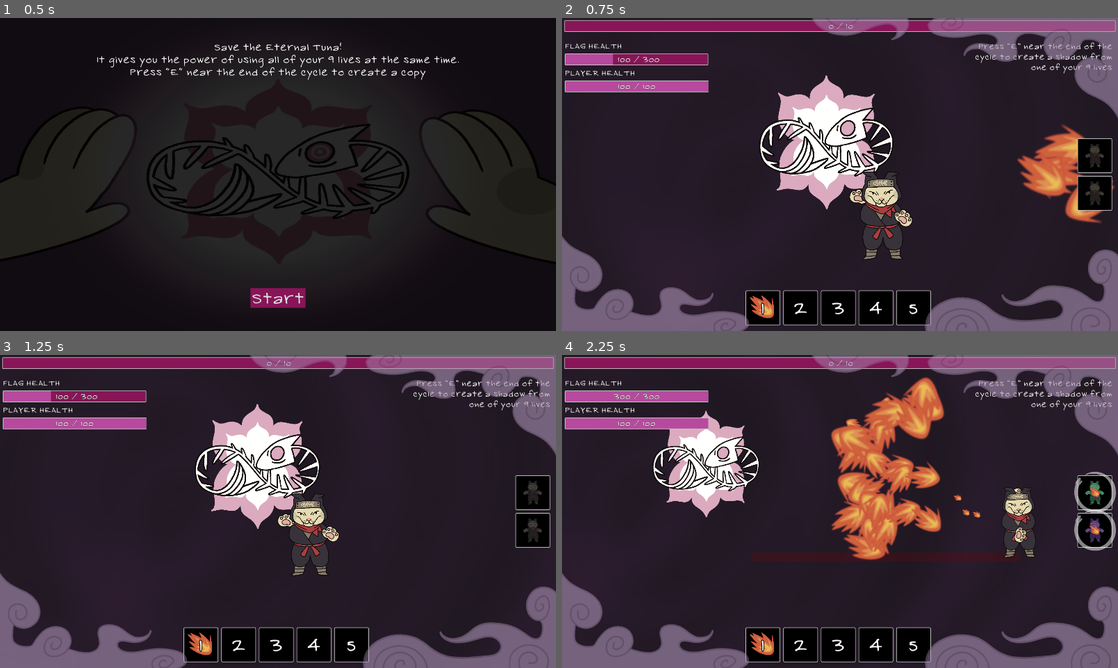
Above: before the commit, frames 1-4 (two rows, left to right).
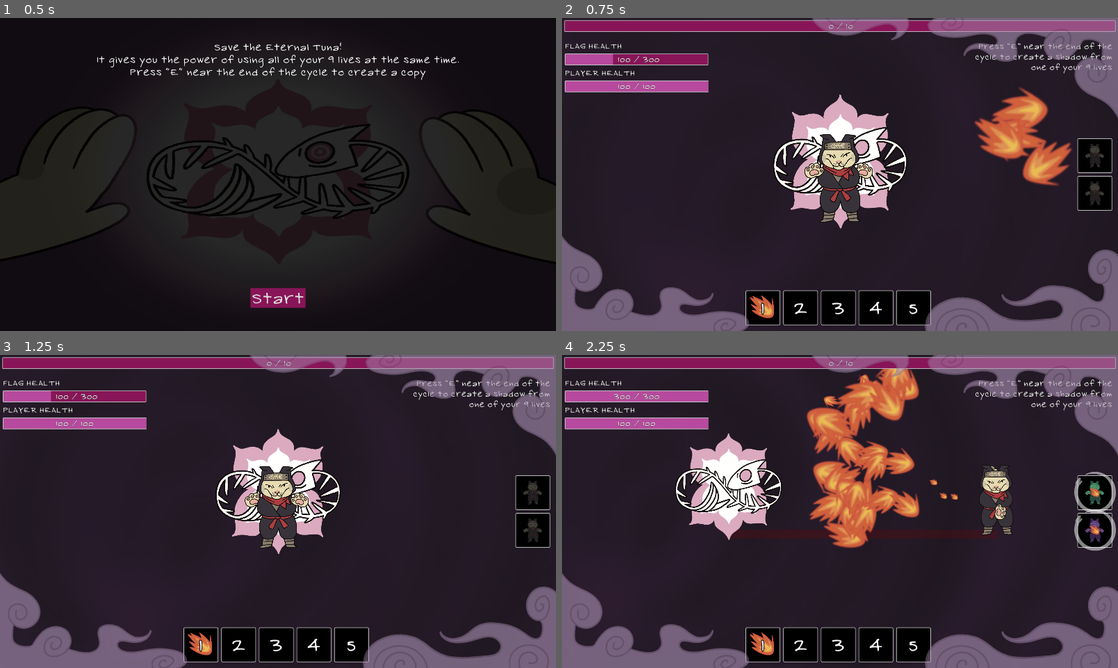
Above: after the commit, the same moments.

Repository: duckenclaw/gmtk2025
Game: Godot game, scene res://src/main_menu.tscn
The game is run twice, just before and just after one commit, with the same random seed, the same clock (stepped at 60 frames per second) and the same inputs.
Inputs (mouse positions are in pixels of both pictures, inside the frame that each line leads up to):
- Up to frame 1 (0.5 s): no input
- Up to frame 2 (0.75 s): click "Start" at 0.5 s
- Up to frame 3 (1.25 s): no input
- Up to frame 4 (2.25 s): tap E (record) at 1.25, 2 s; move the mouse to (962, 495) at 1.27 s; press the mouse at (962, 495) at 1.28 s; hold Right (ui_right) 1.28-2 s; release the mouse at (962, 495) at 2 s; drag from (728, 527) to (1040, 524) at 2.02 s

Frame 1 is identical in both runs. In frame 2, 11% of the frame differs, in the area x 35-100%, y 18-78%; in frame 3, 7.0%; in frame 4, 15%, in the area x 16-86%, y 4-66%.

Commit message:
couple of fixes and more weak enemies

Diff:
--- a/src/enemies/enemy.gd
+++ b/src/enemies/enemy.gd
@@ -132,8 +132,12 @@
 
 
 func _on_disinterest_timer_timeout():
+	if main_target == null or not is_instance_valid(main_target):
+		push_error("Enemy main target is null somehos")
+
 	target = main_target
-	await WaitUtil.wait(0.5)
+	# after waiting target can change already
+	#await WaitUtil.wait(0.5)
 	set_target_position(target.global_position)
 
 
--- a/src/game/state.gd
+++ b/src/game/state.gd
@@ -5,7 +5,7 @@
 const INITIAL_NEXT_LVL_EXP: float = 10.0
 const NEXT_LVL_MULTIPLIER: float = 1.2
 const LOOP_TIME: float = 10.0
-const PLAYER_SPAWN_POINT: Vector2 = Vector2(50, 100)
+const PLAYER_SPAWN_POINT: Vector2 = Vector2(0, 50)
 
 signal loop_restarted
 signal loop_progress(value: float, seconds: float) # 0 to 1
@@ -45,7 +45,7 @@
 
 func _process(delta: float) -> void:
 	# FOR DEBUG!!
-	#exp += delta * 1.0
+	#exp += delta * 2.0
 	pass
 
 func start_loop():
--- /dev/null
+++ b/src/map/endless_spawner.gd
@@ -0,0 +1,55 @@
+extends Node2D
+class_name EndlessSpawner
+
+const HEALTH_COEF: float = 0.3
+const SPEED_COEF: float = 0.3
+const SCALE_COEF: float = 0.5
+
+const ENEMY = preload("uid://cgpkr8nvf4qyk")
+
+@export var enemy_type: EnemyType
+
+
+func _ready() -> void:
+	while true:
+		_create_enemy_at_position(Random.point_on_radius(1500.0), enemy_type)
+		await WaitUtil.wait(0.2)
+
+func _create_enemy_at_position(pos: Vector2, enemy_type: EnemyType) -> Enemy:
+	var enemy: Enemy = ENEMY.instantiate()
+	enemy.main_target = self
+	if not enemy:
+		push_error("Failed to instantiate enemy or enemy scene is not an Enemy")
+		return null
+
+	# Position and add to scene
+	enemy.global_position = pos
+	get_parent().get_parent().add_child(enemy)
+
+	# Configure enemy with type
+	_apply_enemy_type(enemy, enemy_type)
+
+	# Set target
+	if enemy.main_target:
+		enemy.set_target_position(Vector2.ZERO)
+
+	return enemy
+
+# Apply enemy type stats and visuals
+func _apply_enemy_type(enemy: Enemy, enemy_type: EnemyType):
+	if not enemy or not enemy_type:
+		return
+
+	# Apply stats
+	enemy.speed = enemy_type.speed * SPEED_COEF
+	enemy.max_health = enemy_type.max_health
+	enemy.current_health = enemy_type.max_health * HEALTH_COEF
+	enemy.damage = enemy_type.damage
+	enemy.target_groups = enemy_type.target_groups
+	enemy.scale = enemy_type.scale * SCALE_COEF
+
+	# Apply visual properties
+	if enemy_type.texture and enemy.sprite:
+		enemy.enemy_texture = enemy_type.texture
+		enemy.sprite.texture = enemy_type.texture
+		enemy.sprite.modulate = enemy_type.modulate_color
--- a/src/map/enemy_spawners.tscn
+++ b/src/map/enemy_spawners.tscn
@@ -1,6 +1,7 @@
-[gd_scene load_steps=9 format=3 uid="uid://btex0cib7sk1l"]
+[gd_scene load_steps=10 format=3 uid="uid://btex0cib7sk1l"]
 
 [ext_resource type="Script" uid="uid://slrq46ve4m1n" path="res://src/enemies/enemy_spawner.gd" id="1_qcisi"]
+[ext_resource type="Script" uid="uid://d3gcim5oi5f5m" path="res://src/map/endless_spawner.gd" id="1_x3sdb"]
 [ext_resource type="PackedScene" uid="uid://cgpkr8nvf4qyk" path="res://src/enemies/enemy.tscn" id="2_x3sdb"]
 [ext_resource type="Script" uid="uid://hbxxlijgke2g" path="res://src/enemies/resources/enemy_type.gd" id="3_i7okj"]
 [ext_resource type="Resource" uid="uid://bdblhdo83ukl6" path="res://src/enemies/resources/enemy_types/test_enemy.tres" id="4_qyhhd"]
@@ -10,6 +11,10 @@
 [ext_resource type="Texture2D" uid="uid://nsl84b5jq2rn" path="res://assets/art/testing/white.png" id="8_mbemv"]
 
 [node name="EnemySpawners" type="Node2D"]
+
+[node name="EndlessSpawner" type="Node2D" parent="."]
+script = ExtResource("1_x3sdb")
+enemy_type = ExtResource("5_i2msn")
 
 [node name="CentralEnemySpawner" type="Node2D" parent="." node_paths=PackedStringArray("target_node")]
 script = ExtResource("1_qcisi")
--- a/src/player/actions/black_hole/black_hole_action.gd
+++ b/src/player/actions/black_hole/black_hole_action.gd
@@ -3,6 +3,7 @@
 const BLACK_HOLE = preload("uid://c4xsb2ohggau7")
 
 const DAMAGE_TIMEOUT: float = 2000 # msec
+const MIN_DISTANCE_FROM_CENTER: float = 100.0
 
 var last_damage_time: float = -100.0
 
@@ -14,12 +15,13 @@
 
 func accept_command(command: Command):
 	if command is CommandMouse:
-		preview_area.visible = not is_reloading()
+		preview_area.visible = not is_reloading() and is_far_enough(command.mouse_position)
 		preview_area.global_position = command.mouse_position
 		preview_area.radius = player_config.black_hole_radius
 
+
 	if command is CommandMouseReleased:
-		if is_reloading():
+		if is_reloading() || not is_far_enough(command.mouse_position):
 			return
 		last_damage_time = Time.get_ticks_msec()
 
@@ -31,3 +33,6 @@
 
 func is_reloading() -> bool:
 	return Time.get_ticks_msec() - last_damage_time < DAMAGE_TIMEOUT
+
+func is_far_enough(pos: Vector2) -> bool:
+	return pos.length() > MIN_DISTANCE_FROM_CENTER
--- a/src/player/pick_up_area.gd
+++ b/src/player/pick_up_area.gd
@@ -10,7 +10,7 @@
 
 func collect(area: Area2D):
 	area.queue_free()
-	State.exp += 1
+	State.exp += 2
 
 func _on_area_entered(area: Area2D) -> void:
 	if area.is_in_group("collectable"):
--- a/src/player/player.gd
+++ b/src/player/player.gd
@@ -172,6 +172,8 @@
 	is_recording = false
 
 func die():
+	if is_dead:
+		return
 	is_dead = true
 	stop_recording()
 
Not shown, added: src/map/endless_spawner.gd.uid
